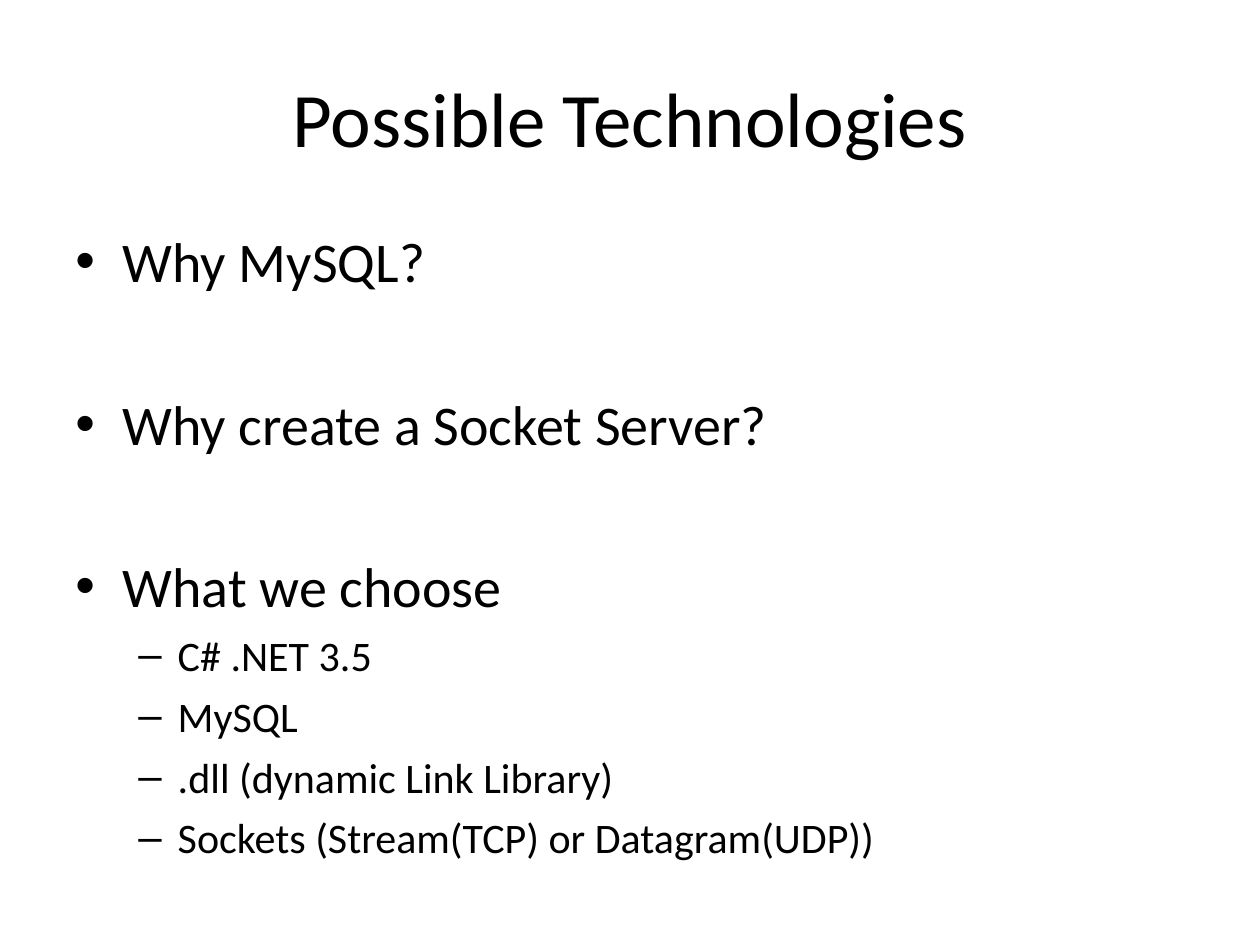
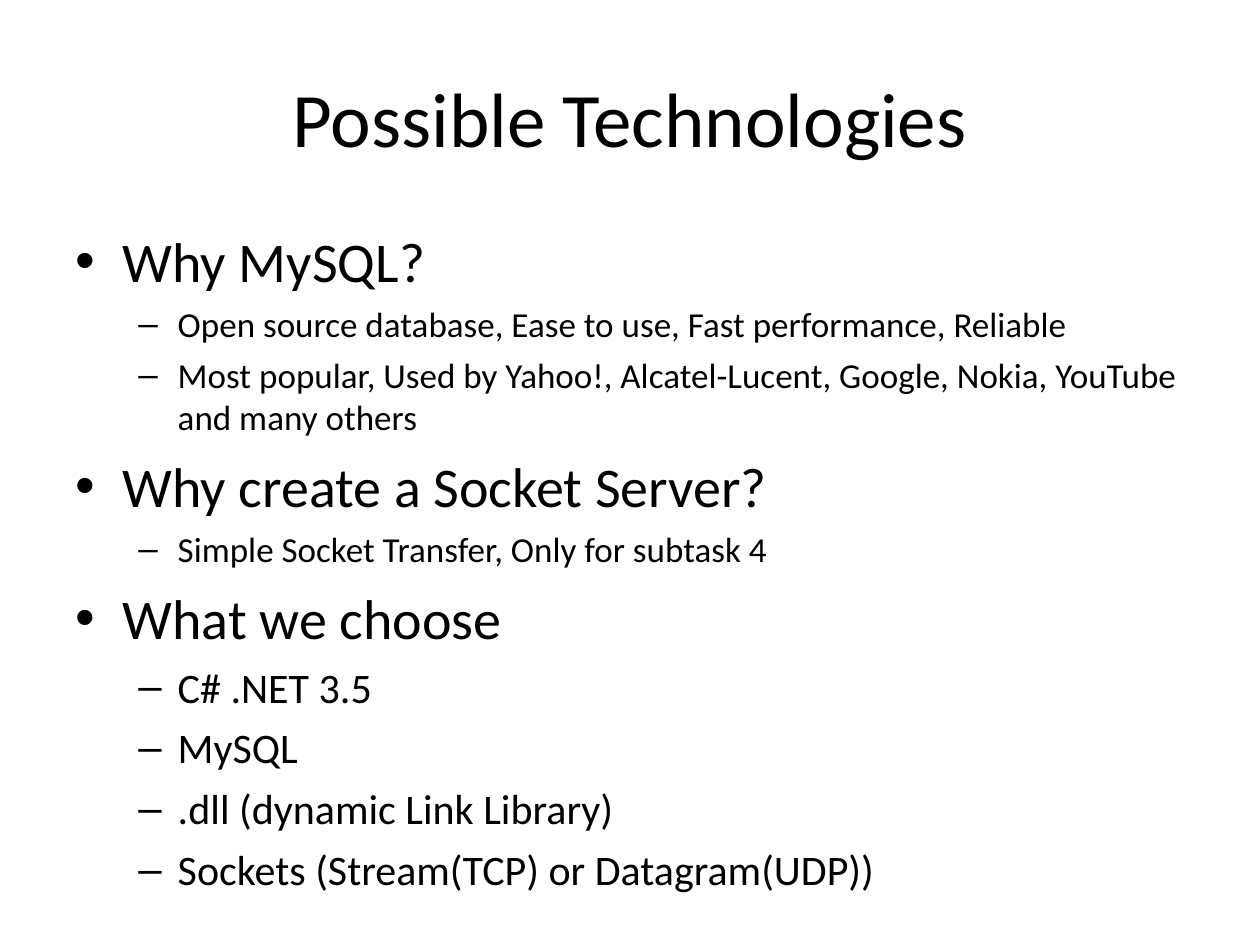
Before and after one commit to isurup/kalle-martin-group, a slide deck: slide 5 of RSD1/presentation/ExamMartin.ppt. Drawn at 1260x945 pixels with LibreOffice and Linux fonts; fonts in the diff are those of the drawing. Boxes give left, top, right and bottom in pixels: in the first picture for what was removed or moved away, otherwise in the second. Text is boxed around its words. In the diff, an @@ line names an element or a change of style, - is before the commit and + after.

```diff
--- a/RSD1/presentation/ExamMartin.ppt
+++ b/RSD1/presentation/ExamMartin.ppt
@@ text at [178, 312, 1175, 436]: paragraphs added @@
+  – Open source database, Ease to use, Fast performance, Reliable
+  – Most popular, Used by Yahoo!, Alcatel-Lucent, Google, Nokia, YouTube and many others
@@ text at [178, 537, 767, 568]: paragraph added @@
+  – Simple Socket Transfer, Only for subtask 4
```
Also in this commit, not shown: 4 other slides changed, 2 slides added, 2 slides removed.
